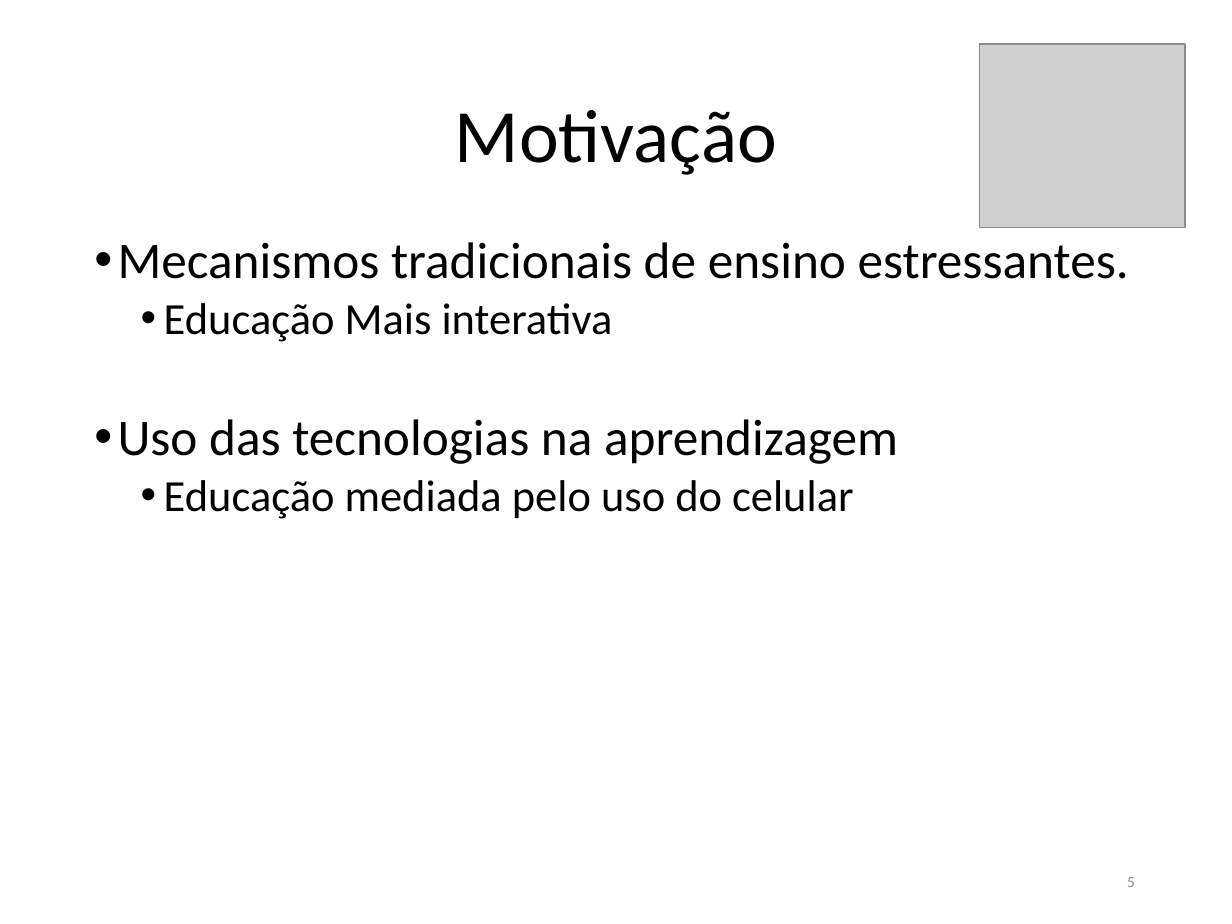
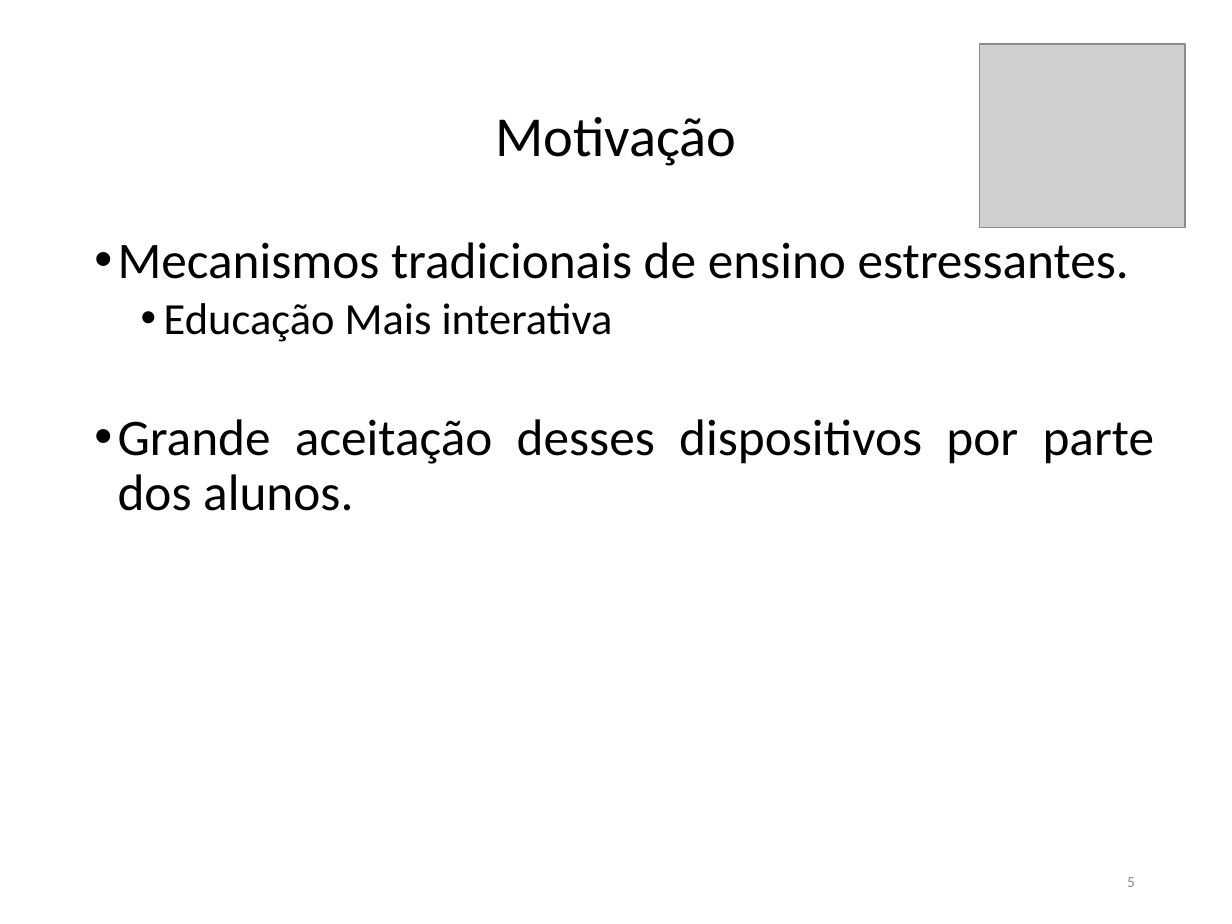
Before and after one commit to FatimaFerreiradeSousa/TCC-Mobile-Leaning, a slide deck: slide 5 of TCC - Documento/TCC II.pptx. Drawn at 1232x924 pixels with LibreOffice and Linux fonts; fonts in the diff are those of the drawing; grey boxes stand for pictures. Boxes give left, top, right and bottom in pixels: in the first picture for what was removed or moved away, otherwise in the second. Text is boxed around its words. In the diff, an @@ line names an element or a change of style, - is before the commit and + after.

```diff
--- a/TCC - Documento/TCC II.pptx
+++ b/TCC - Documento/TCC II.pptx
@@ title "Motivação" at (495,117,736,166): size 44 to 33 pt @@
@@ text at (118,419,1155,511): text changed @@
-• Uso das tecnologias na aprendizagem
-  • Educação mediada pelo uso do celular
+• Grande aceitação desses dispositivos por parte dos alunos.
```
Also in this commit, not shown: 18 other slides changed.
